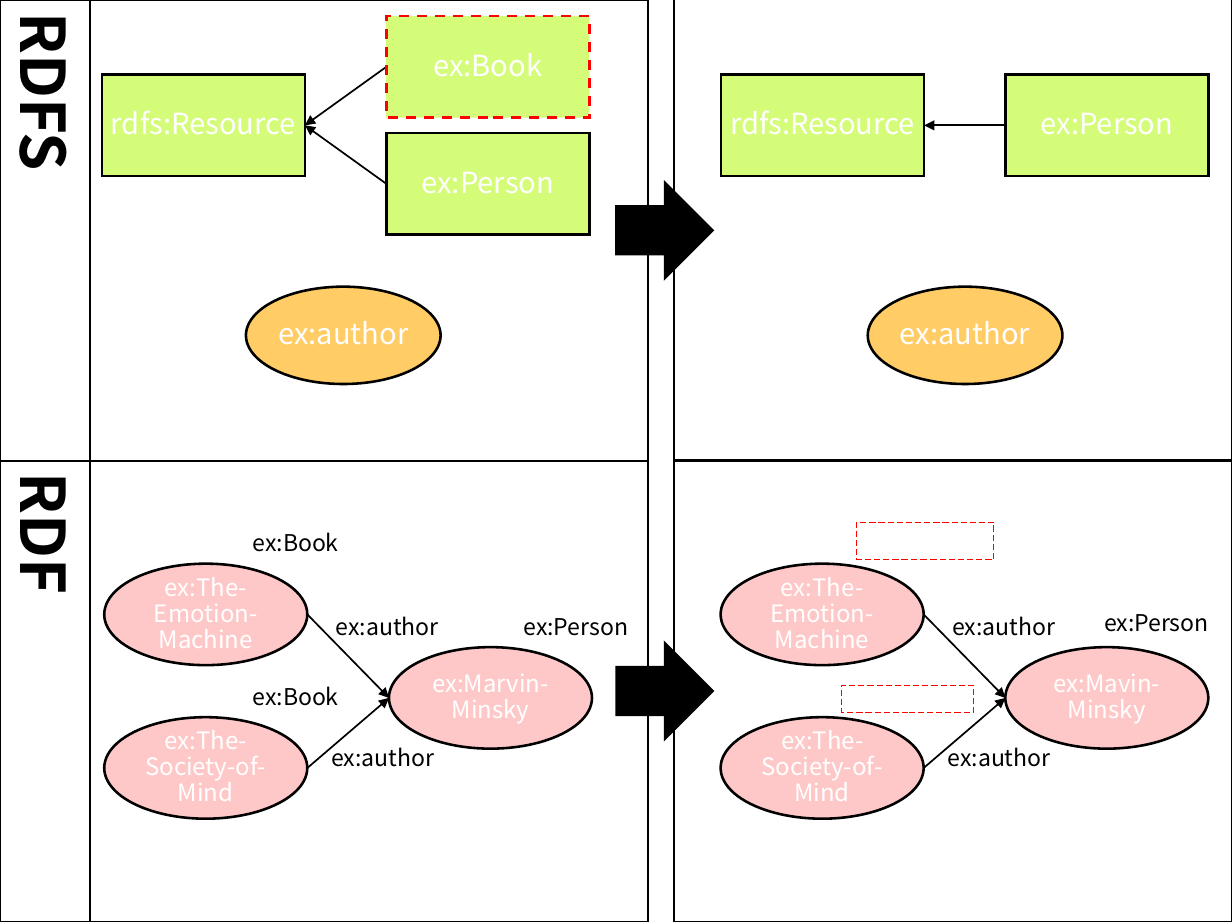
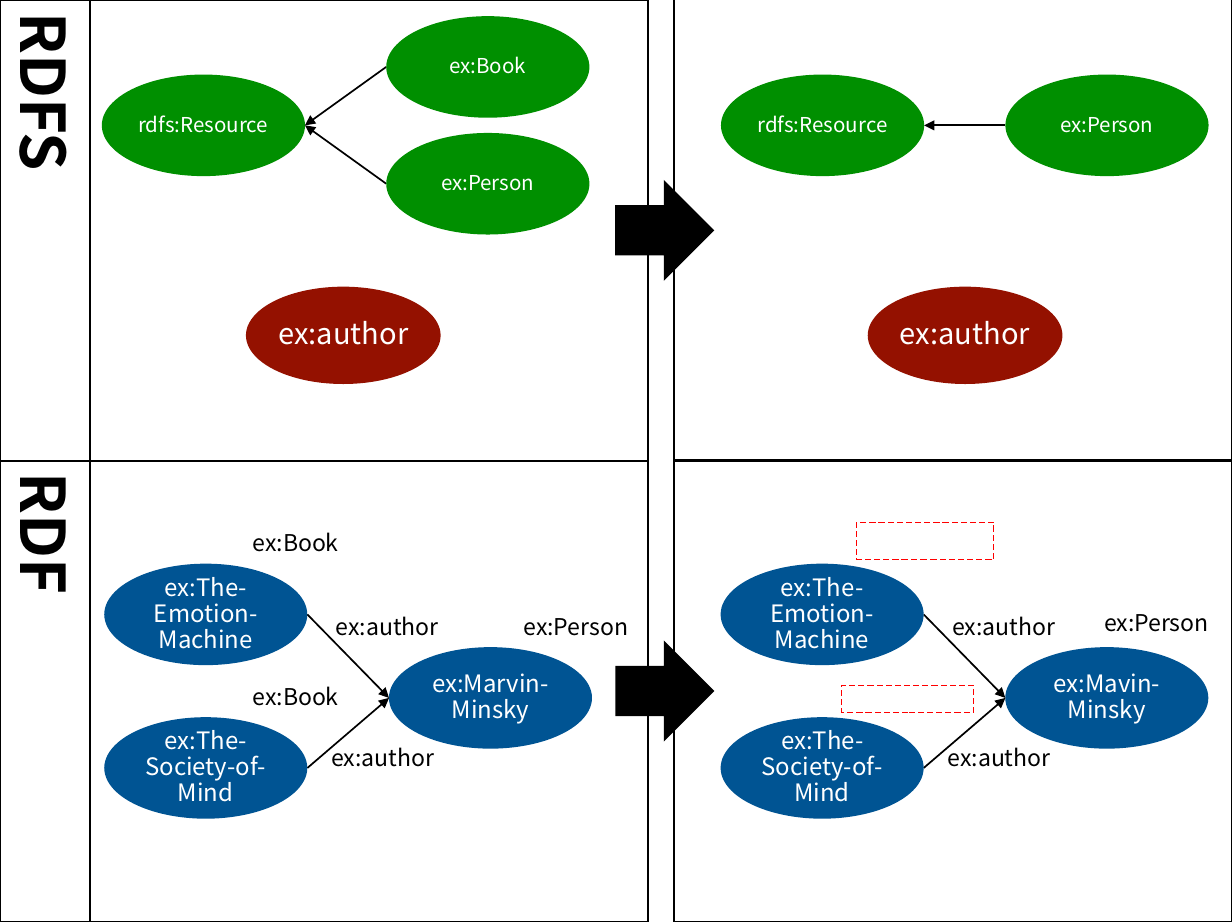
Before and after one commit to mr-3/mrcube-ja-docs, a slide deck: slide 18 of docs/source/figures/mrcube_figures.pptx. Drawn at 1232x924 pixels with LibreOffice and Linux fonts; fonts in the diff are those of the drawing. Boxes give left, top, right and bottom in pixels: in the first picture for what was removed or moved away, otherwise in the second. Text is boxed around its words. In the diff, an @@ line names an element or a change of style, - is before the commit and + after.

```diff
--- a/docs/source/figures/mrcube_figures.pptx
+++ b/docs/source/figures/mrcube_figures.pptx
@@ rectangle removed at bbox=[387, 16, 590, 117] @@
@@ ellipse added at bbox=[387, 16, 590, 117], fill #008F00 @@
@@ text "ex:Book": place and size @@
-text "ex:Book" at bbox=[433, 53, 542, 77]
+text "ex:Book" at bbox=[449, 56, 526, 74]
@@ rectangle removed at bbox=[102, 75, 306, 176] @@
@@ ellipse added at bbox=[102, 75, 306, 176], fill #008F00 @@
@@ rectangle removed at bbox=[721, 75, 924, 176] @@
@@ ellipse added at bbox=[721, 75, 924, 176], fill #008F00 @@
@@ rectangle removed at bbox=[1005, 75, 1209, 176] @@
@@ ellipse added at bbox=[1005, 75, 1209, 176], fill #008F00 @@
@@ text "rdfs:Resource": place and size @@
-text "rdfs:Resource" at bbox=[111, 110, 296, 135]
+text "rdfs:Resource" at bbox=[138, 115, 268, 133]
@@ text "rdfs:Resource": place and size @@
-text "rdfs:Resource" at bbox=[730, 110, 915, 135]
+text "rdfs:Resource" at bbox=[757, 115, 887, 133]
@@ size 17 to 12 pt; less space between paragraphs in 5 elements at bbox=[138, 115, 268, 133], bbox=[449, 56, 526, 74], bbox=[441, 175, 534, 191], bbox=[757, 115, 887, 133], bbox=[1060, 117, 1153, 133] @@
@@ text "ex:Person": place and size @@
-text "ex:Person" at bbox=[1041, 112, 1174, 135]
+text "ex:Person" at bbox=[1060, 117, 1153, 133]
@@ rectangle removed at bbox=[387, 133, 590, 234] @@
@@ ellipse added at bbox=[387, 133, 590, 234], fill #008F00 @@
@@ text "ex:Person": place and size @@
-text "ex:Person" at bbox=[421, 171, 554, 194]
+text "ex:Person" at bbox=[441, 175, 534, 191]
@@ ellipse at bbox=[246, 287, 441, 384]: fill #FFCC66 to #941100; outline #000000 1.5 pt to none @@
@@ ellipse at bbox=[867, 287, 1062, 384]: fill #FFCC66 to #941100; outline #000000 1.5 pt to none @@
@@ fill #FFC8C8 to #005493; outline #000000 1.5 pt to none in 6 elements at bbox=[389, 647, 593, 748], bbox=[105, 564, 308, 665], bbox=[105, 717, 308, 818], bbox=[1005, 647, 1209, 748], bbox=[721, 564, 924, 665], bbox=[721, 717, 924, 818] @@
```
Also in this commit, not shown: 21 other slides changed, 11 other files.
